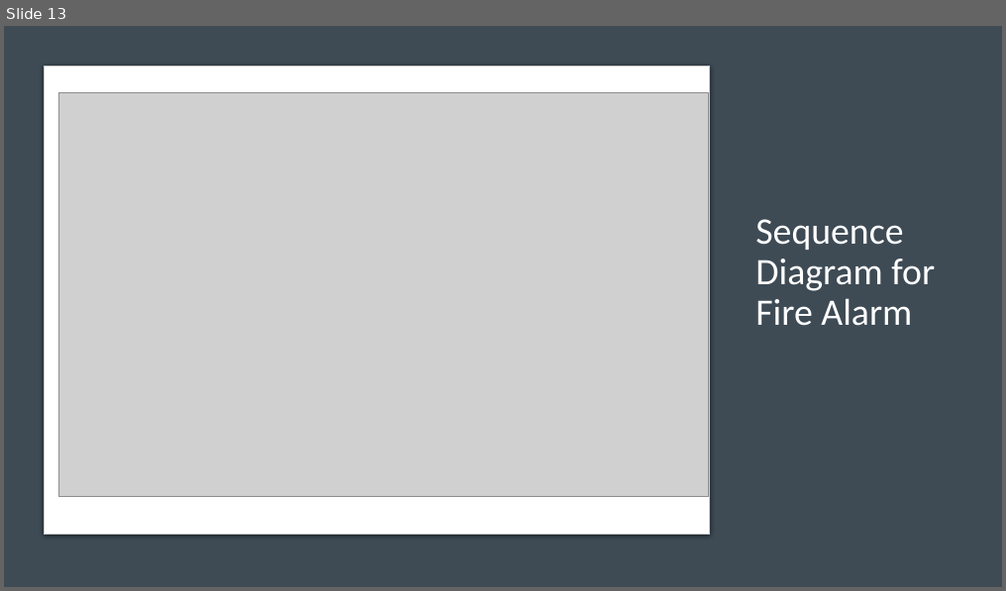
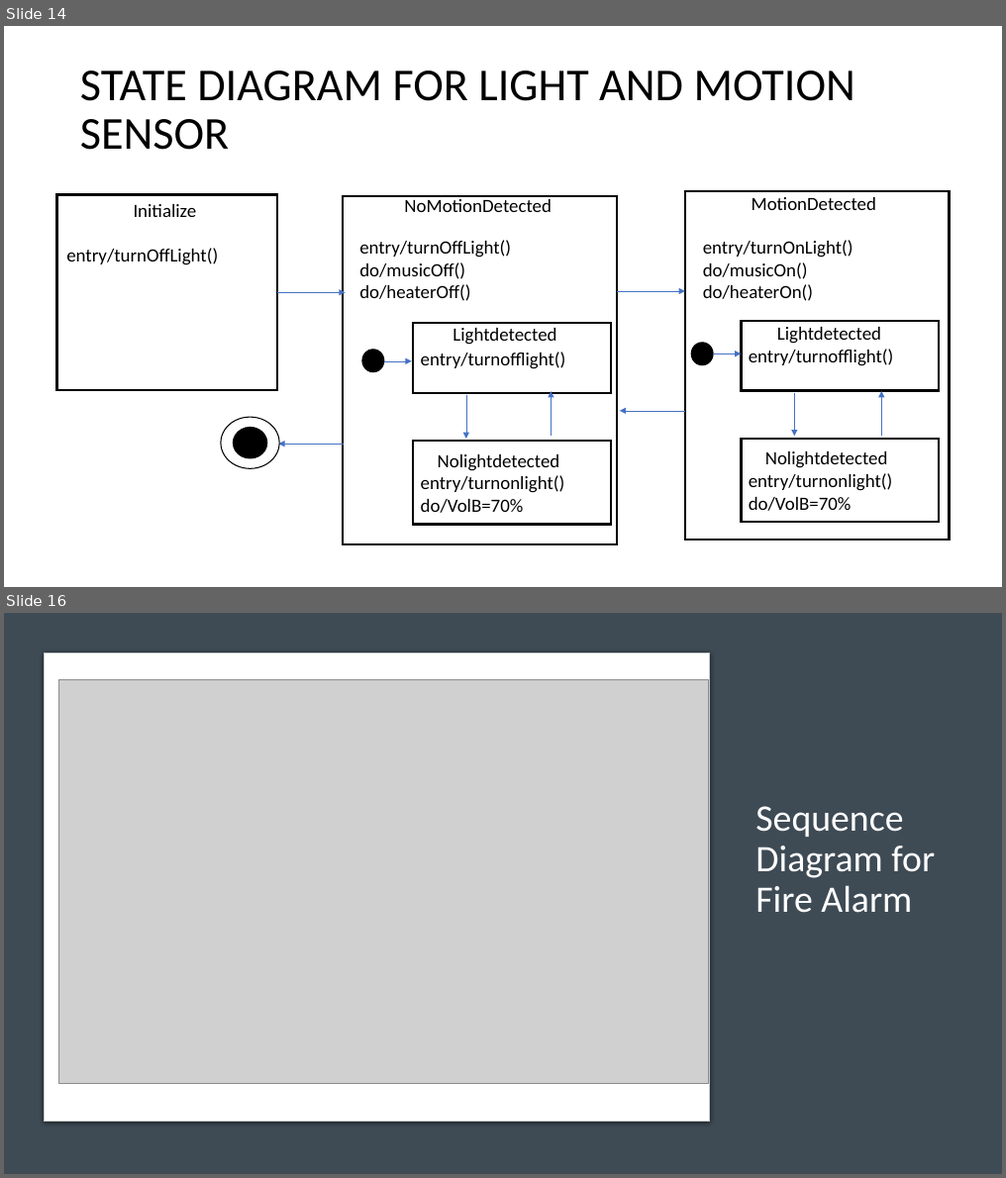
Before and after one commit to Microcontroller-Team-1/winter20-21, a slide deck: Project_Week_7&8/Precise Analysis.pptx. Shown one above the other, each under a label of ours: slide 13 before the commit, slides 14 and 16 after it; the slides between them are not shown. The pictures are 1006x591 and 1006x1178 pixels, drawn with LibreOffice and Linux fonts; fonts in the diff are those of the drawing; grey boxes stand for pictures. Boxes give left, top, right and bottom in pixels: in the first picture for what was removed or moved away, otherwise in the second. Text is boxed around its words. In the diff, an @@ line names an element or a change of style, - is before the commit and + after.

```diff
--- a/Project_Week_7&8/Precise Analysis.pptx
+++ b/Project_Week_7&8/Precise Analysis.pptx
@@ slide 14 added at (4, 26, 1002, 587), background #FFFFFF @@
@@ title added at (80, 71, 855, 150), 44 pt, text #000000 @@
+STATE DIAGRAM FOR LIGHT AND MOTION SENSOR
@@ group added at (57, 191, 949, 545): 10 arrows, 8 texts, 7 rectangles, 4 ellipses @@
+Initialize
+entry/turnOffLight()
+NoMotionDetected
+entry/turnOffLight()
+do/musicOff()
+do/heaterOff()
+Nolightdetected
+entry/turnonlight()
+do/VolB=70%
+entry/turnofflight()
+Lightdetected
+MotionDetected
+entry/turnOnLight()
+do/musicOn()
+do/heaterOn()
+entry/turnofflight()
+Lightdetected
+Nolightdetected
+entry/turnonlight()
+do/VolB=70%
@@ what was slide 13 is now slide 16 @@
```
Also in this commit, not shown: 1 slide changed, 4 other slides added, 1 slide removed.
